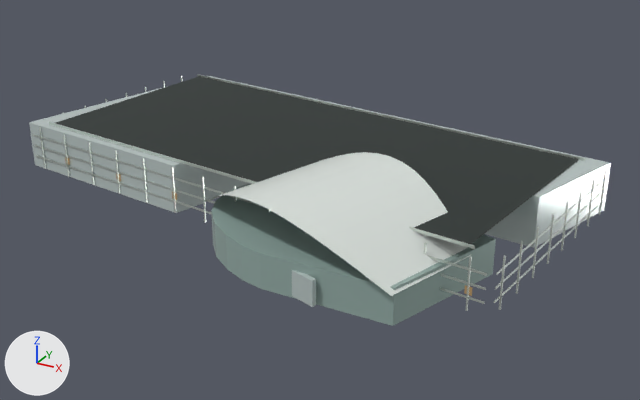
One commit to the glTF model landmarks/assets/poly-complex.glb: the scene before it, then after it.
One viewpoint serves both versions: a camera (50 mm lens) standing at (199.0, -334.0, 175.0) and looking at (7.0, 15.0, 1.0). The axes (+X, +Y, +Z) are drawn at lower left. The lights are the same throughout. The first picture is the older version.

Objects in the first picture: 'envelope', 'fins', 'floor_bands', 'parapet', 'roof_deck', 'theatre_lobby', 'theatre_shell', 'theatre_wall' and 1 more.
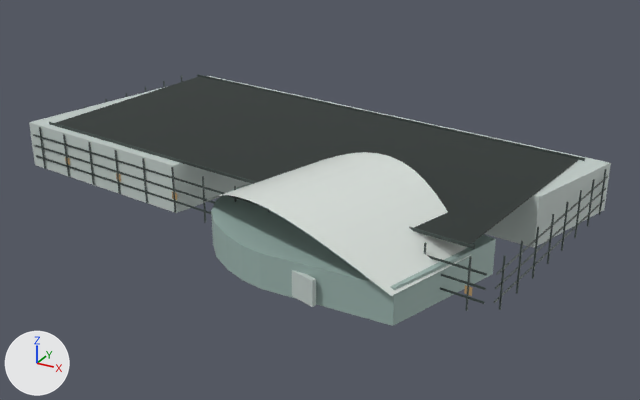
Where the change shows, as pixel boxes [x1, y1, x2, y2] in the pictures (640 x 400 px):
'envelope', surface changed
    both: [31, 76, 611, 248]
'floor_bands', recoloured
    both: [33, 134, 608, 304]
'parapet', recoloured
    both: [49, 74, 585, 249]
'fins', recoloured
    both: [39, 75, 607, 311]

The change, as a diff of the scene's bpy script:
```diff
--- a/landmarks/assets/poly-complex.glb.py
+++ b/landmarks/assets/poly-complex.glb.py
@@ mat_glass @@
 mat_glass.metallic = 0.22
-mat_glass.roughness = 0.16
+mat_glass.roughness = 0.58
@@ mat_metal @@
 mat_metal = principled_material('metal')
-mat_metal.base_color = (0.665, 0.723, 0.672)  # light grey #d5ddd6
+mat_metal.base_color = (0.0685, 0.0908, 0.0844)  # dark grey #4a5552
 mat_metal.metallic = 0.72
```
